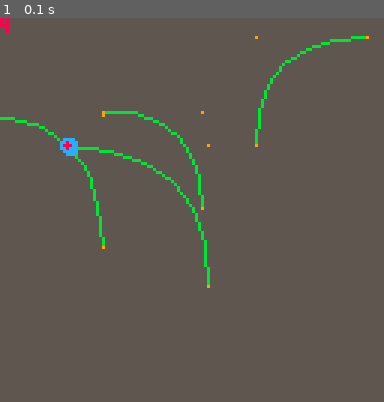
Above: before the commit, frame 1.
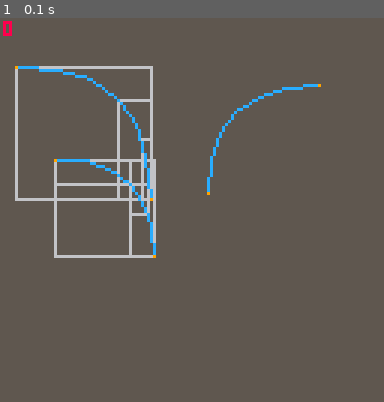
Above: after the commit, the same moment.

Repository: m4dh0rs3/pyc
Game: PICO-8 cartridge prototype/pico_8/monotone.p8
Same seed, same stepped clock (60 frames per second), same inputs: the game is played once before the commit and once after it.
Inputs:
- Up to frame 1 (0.1 s): no input

The runs differ from the first frame. In frame 1, 5.1% of the frame differs, in the area x 0-97%, y 0-71%.

Commit message:
impl recursive curve intersection algo

Diff:
--- a/prototype/pico_8/monotone.p8
+++ b/prototype/pico_8/monotone.p8
@@ -2,8 +2,10 @@
 version 32
 __lua__
 function _init()
+	d=12
+
 	bs={}
-	for i=1,4 do
+	for i=1,3 do
 		local h
 		if rnd(1)>.5 then
 			h=1
@@ -20,8 +22,8 @@
 
 		add(bs,{
 			p={
-				x=32+rnd(64),
-				y=32+rnd(64),
+				x=48+rnd(32),
+				y=48+rnd(32),
 			},
 			r=32+rnd(16),
 			h=h,
@@ -40,23 +42,23 @@
 		local d=6
 		for n=0,d do
 			local v=point(b,n/d)
-			if(o)line(o.x,o.y,v.x,v.y,11)
+			if(o)line(o.x,o.y,v.x,v.y,12)
 			o=v
 		end
 
 		pset(b.p.x,b.p.y,9)
 		pset(b.p.x+b.r*b.h,b.p.y+b.r*b.v,9)
-		pset(b.p.x,b.p.y+b.r*b.v,9)
+		--pset(b.p.x,b.p.y+b.r*b.v,9)
 	end
 
 	for s in all(is) do
 		local vi=point(bs[s.i],s.s.i)
 		local vj=point(bs[s.j],s.s.j)
-		circfill(vj.x,vj.y,2,12)
+		circfill(vj.x,vj.y,1,8)
 		circfill(vi.x,vi.y,1,8)
 	end
 
-	print(#is)
+	print(#is,1,1,8)
 end
 
 function find_ints(bs)
@@ -66,7 +68,7 @@
 		for j,b2 in pairs(bs) do
 			if i~=j then
 				for s in all(
-					ints(b1,b2,1,1,0,0)
+					ints(b1,b2,0,0,0)
 				) do
 					add(is,{i=i,j=j,s=s})
 				end
@@ -100,9 +102,9 @@
 	return lerp(t,lerp(t,a,b),lerp(t,b,c))
 end
 -->8
-function ints(b1,b2,o1,o2,t1,t2)
+function ints(b1,b2,t1,t2,n)
 	local i=point(b1,t1)
-	local a=point(b1,t1+o1)
+	local a=point(b1,t1+(2^-n))
 	local a1={
 		i={
 			x=min(i.x,a.x),
@@ -115,7 +117,7 @@
 	}
 
 	local i=point(b2,t2)
-	local a=point(b2,t2+o2)
+	local a=point(b2,t2+(2^-n))
 	local a2={
 		i={
 			x=min(i.x,a.x),
@@ -134,46 +136,46 @@
 	--pset(a2.a.x,a2.a.y,11)
 
 	if aabb(a1,a2) then
-		--rect(a1.i.x,a1.i.y,a1.a.x,a1.a.y,6)
-		--rect(a2.i.x,a2.i.y,a2.a.x,a2.a.y,6)
-
-		if o1<0.005 then
-			return {{i=t1+o1/2,j=t2+o2/2}}
+		rect(a1.i.x,a1.i.y,a1.a.x,a1.a.y,6)
+		rect(a2.i.x,a2.i.y,a2.a.x,a2.a.y,6)
+
+		if n>=d then
+			return {{i=t1+(2^(-n-1)),j=t2+(2^(-n-1))}}
 		else
 			local is={}
 
 			for s in all(
 				ints(
 					b1,b2,
-					o1/2,o2/2,
-					t1,t2
-				)) do
-				add(is,s)
-			end
-
-			for s in all(
-				ints(
-					b1,b2,
-					o1/2,o2/2,
-					t1+o1/2,t2
-				)) do
-				add(is,s)
-			end
-
-			for s in all(
-				ints(
-					b1,b2,
-					o1/2,o2/2,
-					t1,t2+o2/2
-				)) do
-				add(is,s)
-			end
-
-			for s in all(
-				ints(
-					b1,b2,
-					o1/2,o2/2,
-					t1+o1/2,t2+o2/2
+					t1,t2,
+					n+1
+				)) do
+				add(is,s)
+			end
+
+			for s in all(
+				ints(
+					b1,b2,
+					t1+(2^(-n-1)),t2,
+					n+1
+				)) do
+				add(is,s)
+			end
+
+			for s in all(
+				ints(
+					b1,b2,
+					t1,t2+(2^(-n-1)),
+					n+1
+				)) do
+				add(is,s)
+			end
+
+			for s in all(
+				ints(
+					b1,b2,
+					t1+(2^(-n-1)),t2+(2^(-n-1)),
+					n+1
 				)) do
 				add(is,s)
 			end
Not shown, changed: Cargo.lock
Not shown, changed: Cargo.toml
Not shown, changed: backend/Cargo.toml
Not shown, changed: backend/src/game/board.rs
Not shown, changed: backend/src/game/curve.rs
Not shown, changed: backend/src/lib.rs
Not shown, changed: backend/src/math/vec_2d.rs
Not shown, changed: frontend/Cargo.toml
Not shown, changed: frontend/src/main.rs
